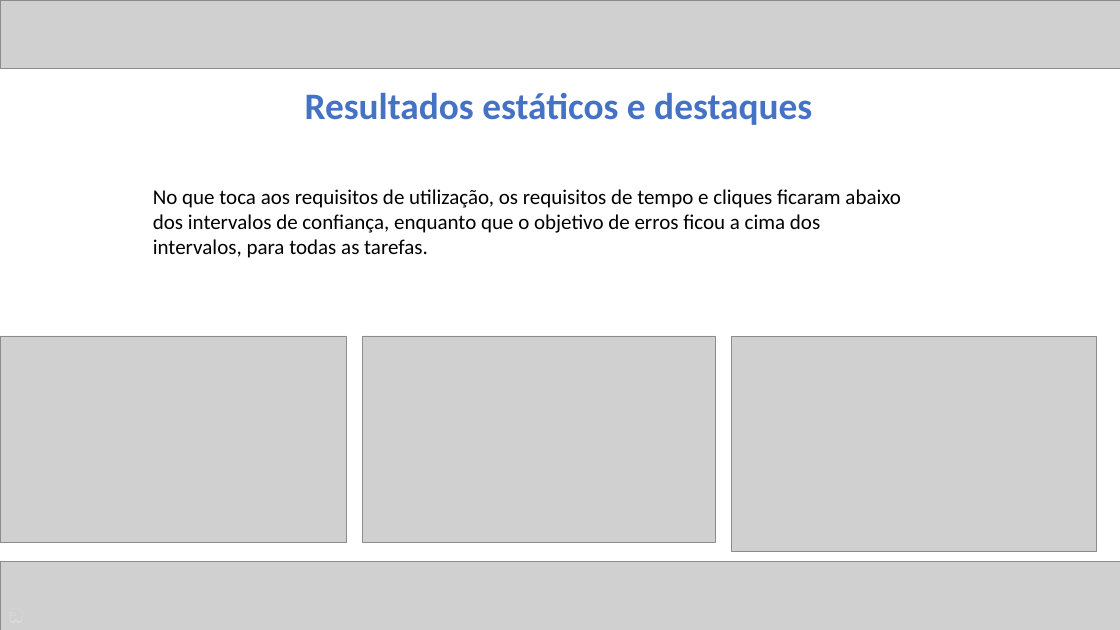
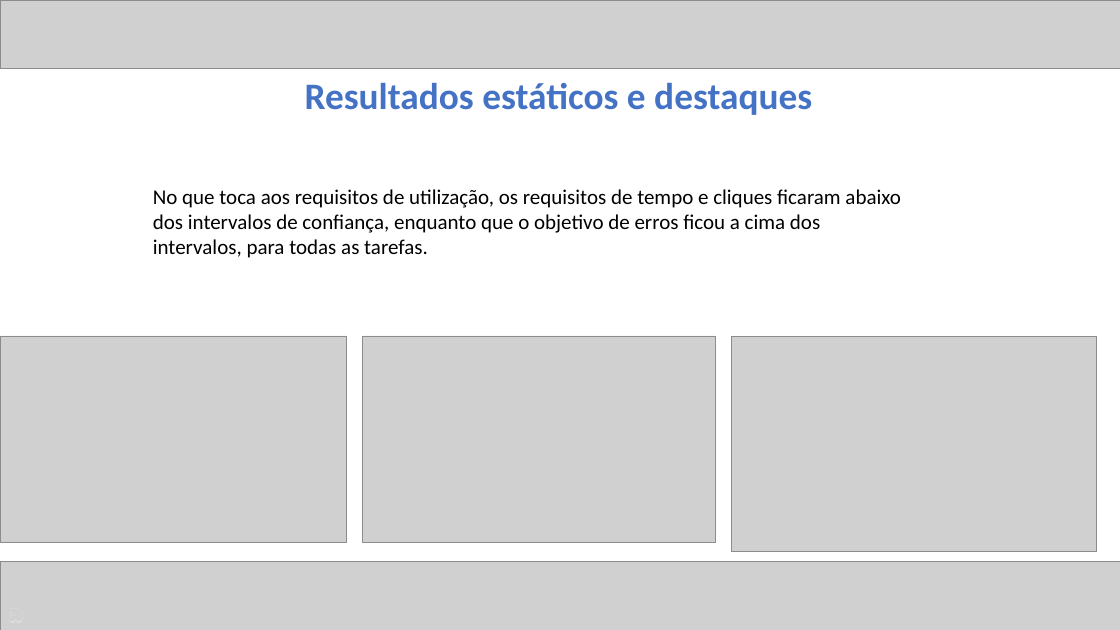
Before and after one commit to ICWeiner/FEUP-IPC, a slide deck: slide 11 of phase3/ipc-phase3-presentation-T07-G3-FEUPeca.pptx. Drawn at 1120x630 pixels with LibreOffice and Linux fonts; fonts in the diff are those of the drawing; grey boxes stand for pictures. Boxes give left, top, right and bottom in pixels: in the first picture for what was removed or moved away, otherwise in the second. Text is boxed around its words. In the diff, an @@ line names an element or a change of style, - is before the commit and + after.

```diff
--- a/phase3/ipc-phase3-presentation-T07-G3-FEUPeca.pptx
+++ b/phase3/ipc-phase3-presentation-T07-G3-FEUPeca.pptx
@@ text "Resultados estáticos e destaques": place and size @@
-text "Resultados estáticos e destaques" at [305, 93, 812, 125]
+text "Resultados estáticos e destaques" at [305, 83, 812, 115]
```
Also in this commit, not shown: 1 other slide changed.
